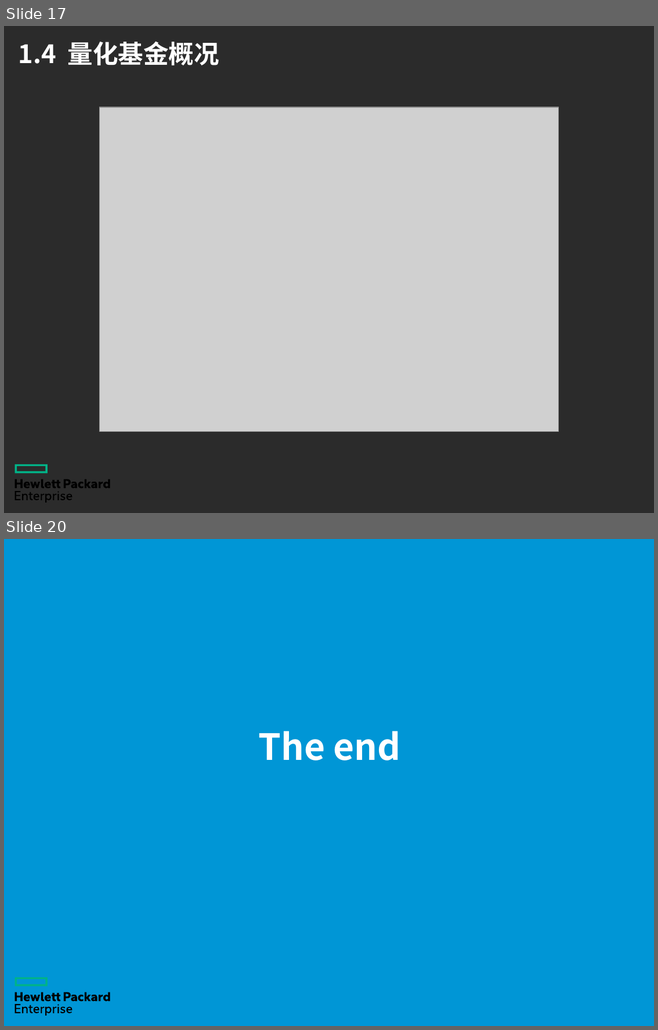
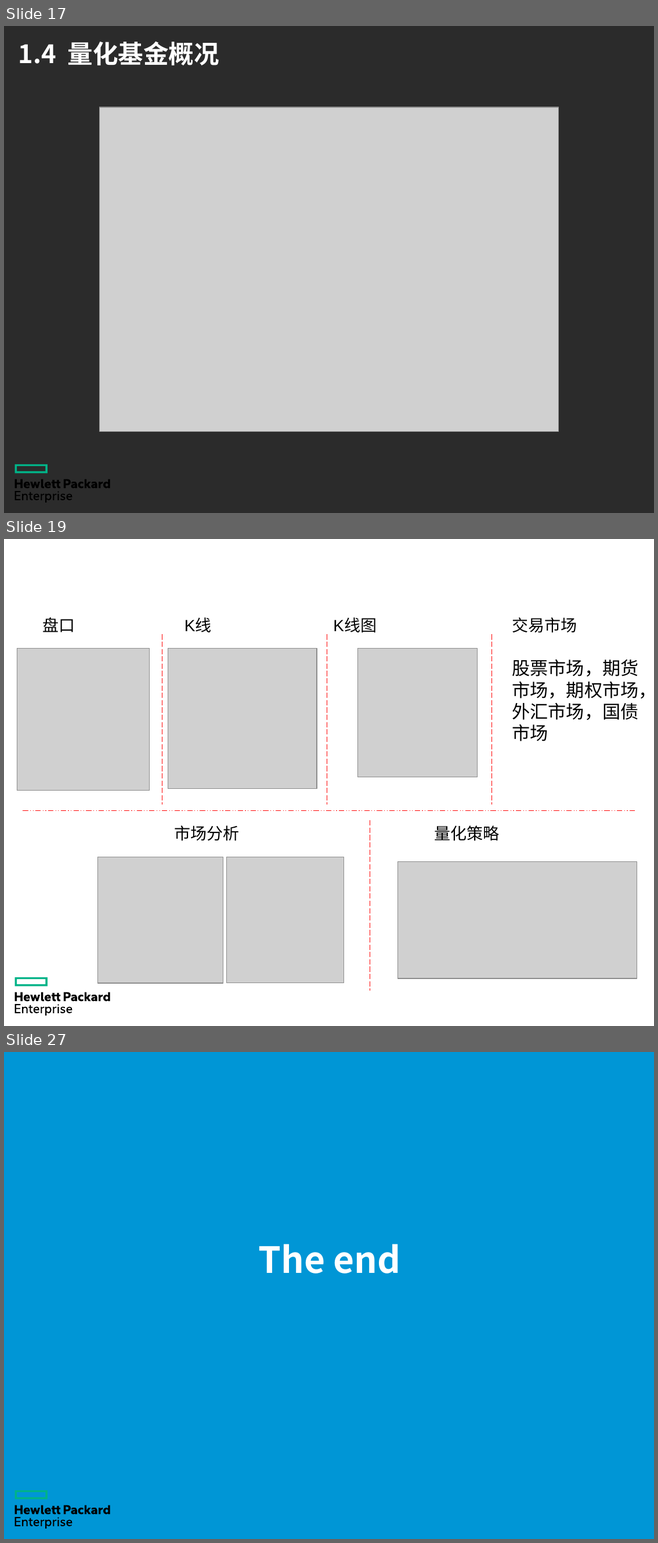
Before and after one commit to chrgu000/JuXin, a slide deck: Original/Files/慧与大数据/量化投资交易.pptx. Shown one above the other, each under a label of ours: slides 17 and 20 before the commit, slides 17, 19 and 27 after it; the slides between them are not shown. The pictures are 658x1030 and 658x1543 pixels, drawn with LibreOffice and Linux fonts; fonts in the diff are those of the drawing; grey boxes stand for pictures; background and template pictures are left out; a plain dark background stands for a picture behind light text. Boxes give left, top, right and bottom in pixels: in the first picture for what was removed or moved away, otherwise in the second. Text is boxed around its words. In the diff, an @@ line names an element or a change of style, - is before the commit and + after.

```diff
--- a/Original/Files/慧与大数据/量化投资交易.pptx
+++ b/Original/Files/慧与大数据/量化投资交易.pptx
@@ slide 19 added at [4,539,654,1026], background picture (left out); not listed: 2 template elements that a slide beside it also shows @@
@@ title added at [12,539,461,593], 28 pt, text #FFFFFF, bold @@
+1.5 小结
@@ text added at [42,617,75,632], 18 pt, text #000000 @@
+盘口
@@ text added at [184,618,212,632], 18 pt, text #000000 @@
+K线
@@ text added at [333,618,376,633], 18 pt, text #000000 @@
+K线图
@@ text added at [511,617,576,633], 18 pt, text #000000 @@
+交易市场
@@ line added from (162, 635) to (162, 805), #FF0000 0.75 pt dashed @@
@@ line added from (327, 635) to (327, 805), #FF0000 0.75 pt dashed @@
@@ line added from (491, 635) to (491, 805), #FF0000 0.75 pt dashed @@
@@ picture added at [17,648,150,790] @@
@@ picture added at [168,648,317,788] @@
@@ picture added at [357,648,477,777] @@
@@ text added at [511,659,654,741], 20 pt, text #000000 @@
+股票市场，期货市场，期权市场，外汇市场，国债市场
@@ line added from (23, 810) to (634, 810), #FF0000 0.75 pt dashed @@
@@ text added at [174,826,239,841], 18 pt, text #000000 @@
+市场分析
@@ line added from (370, 820) to (370, 990), #FF0000 0.75 pt dashed @@
@@ text added at [434,826,499,841], 18 pt, text #000000 @@
+量化策略
@@ picture added at [97,857,223,983] @@
@@ picture added at [226,857,344,983] @@
@@ picture added at [398,862,636,979] @@
@@ what was slide 20 is now slide 27 @@
```
Also in this commit, not shown: 2 slides changed, 6 other slides added, 6 other files.
